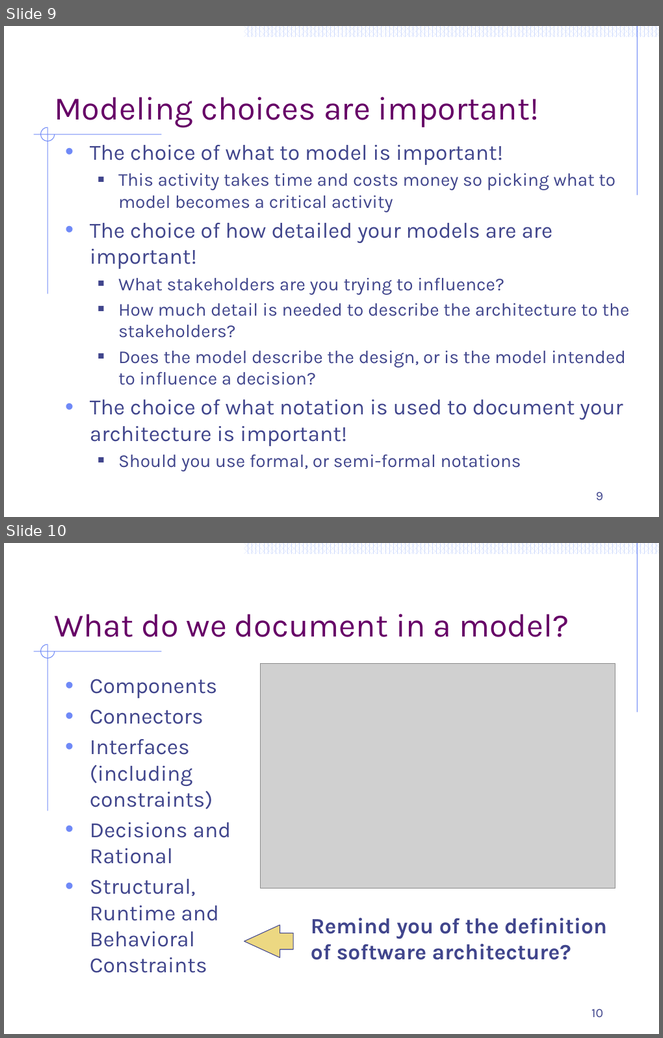
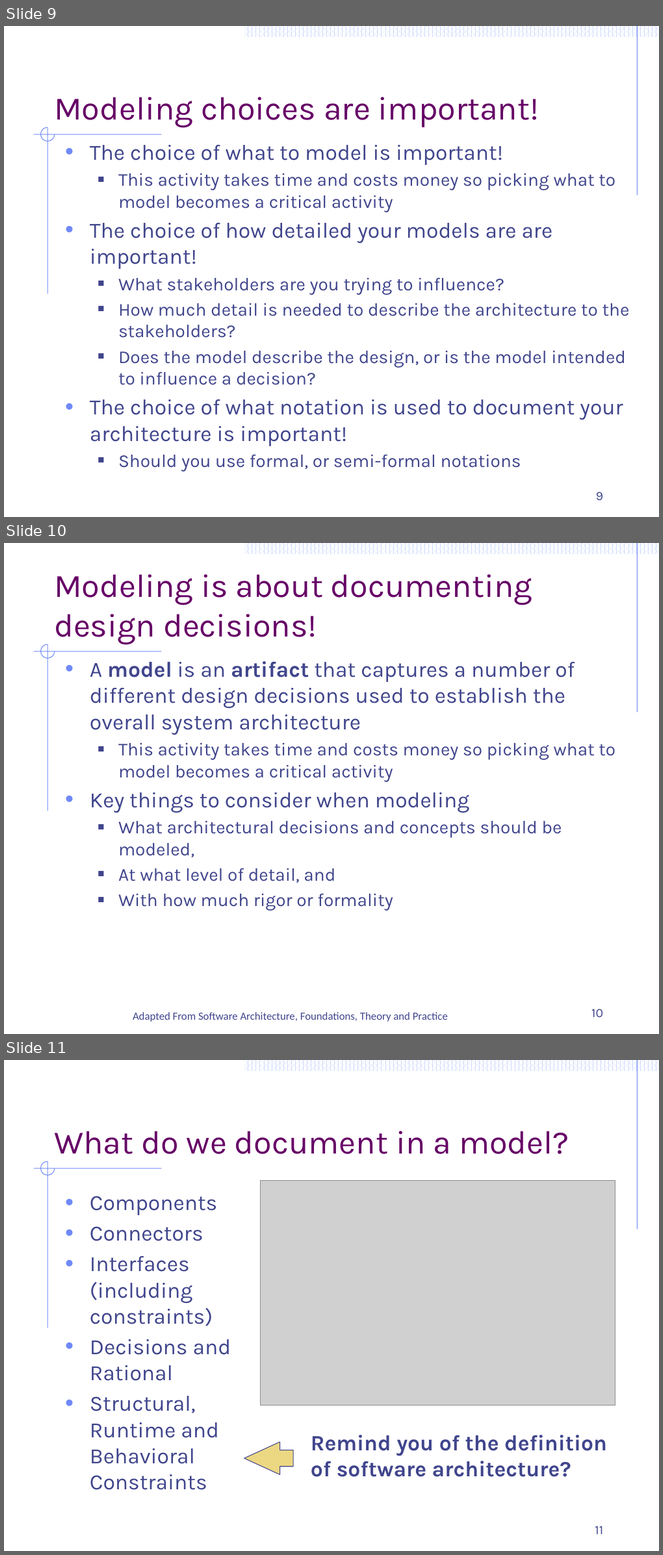
Before and after one commit to ArchitectingSoftware/CS575-SoftwareDesign, a slide deck: Lectures/M3-ArchitectureModeling.pptx. Shown one above the other, each under a label of ours: slides 9 and 10 before the commit, slides 9, 10 and 11 after it. The pictures are 663x1038 and 663x1555 pixels, drawn with LibreOffice and Linux fonts; fonts in the diff are those of the drawing; grey boxes stand for pictures. Boxes give left, top, right and bottom in pixels: in the first picture for what was removed or moved away, otherwise in the second. Text is boxed around its words. In the diff, an @@ line names an element or a change of style, - is before the commit and + after.

Commit message:
Content Updates

```diff
--- a/Lectures/M3-ArchitectureModeling.pptx
+++ b/Lectures/M3-ArchitectureModeling.pptx
@@ slide 10 added at [4, 543, 659, 1034], background #FFFFFF; not listed: 56 template elements that a slide beside it also shows @@
@@ title added at [54, 574, 532, 644], 36 pt, text #660066 @@
+Modeling is about documenting design decisions!
@@ text added at [90, 661, 616, 911], 20 pt, text #40458C @@
+• A model is an artifact that captures a number of different design decisions used to establish the overall system architecture
+  ■ This activity takes time and costs money so picking what to model becomes a critical activity
+• Key things to consider when modeling
+  ■ What architectural decisions and concepts should be modeled,
+  ■ At what level of detail, and
+  ■ With how much rigor or formality
@@ page number added at [592, 1009, 603, 1017], 14 pt, text #40458C @@
+10
@@ text added at [133, 1012, 448, 1022], 12 pt, text #40458C @@
+Adapted From Software Architecture, Foundations, Theory and Practice
@@ what was slide 10 is now slide 11 @@
@@ page number at [595, 1526, 603, 1534]: text changed @@
-10
+11
```
